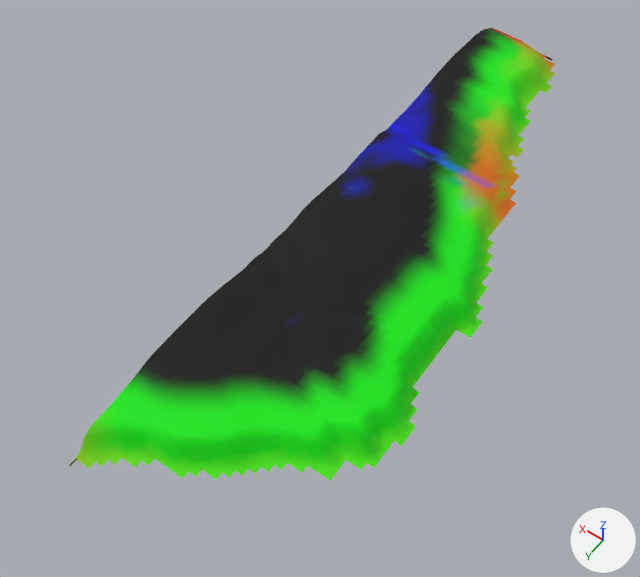
The glTF model dushanbe_city/assets/terrain/coast_-800_-400_400.glb: old version first, new version second.
Camera for both pictures: a 50 mm lens placed at (-591.0, 457.0, 348.0), pointed at (-432.0, 234.0, -3.0). Lighting does not change. The marker at lower right points along +X, +Y and +Z. The older version comes first. Vertices at exactly the same position are counted once.

Objects in the first picture: 'terrain'.
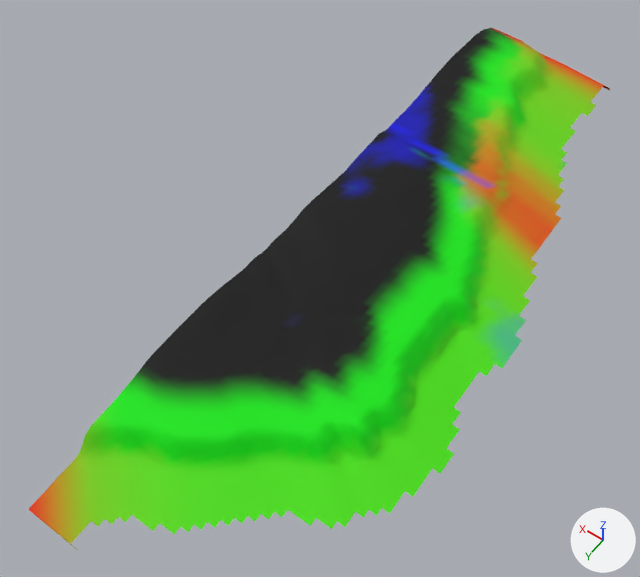
The change in detail:
me_terrain is used by ob_terrain; location (-600.0, 200.0, 0.0).
me_terrain had 2051 vertices, 3844 faces and spanned x 88.0..200.0, y -200.0..176.0, z -4.0..15.0.
me_terrain now has 2765 vertices, 5250 faces and spans x 68.0..200.0, y -200.0..200.0, z -9.0..15.0.
me_terrain part 1: 714 vertices added at x 68.0..200.0, y -200.0..200.0, z -9.0..-2.0.

Pixel boxes (x1, y1, x2, y2) of what changed, in the pictures (640 x 577 px):
'terrain', reshaped (20% wider, 15% taller)
    before: (69, 28, 555, 481)
    after: (29, 28, 610, 550)
part 1 of me_terrain, added
    after: (29, 59, 610, 550)
